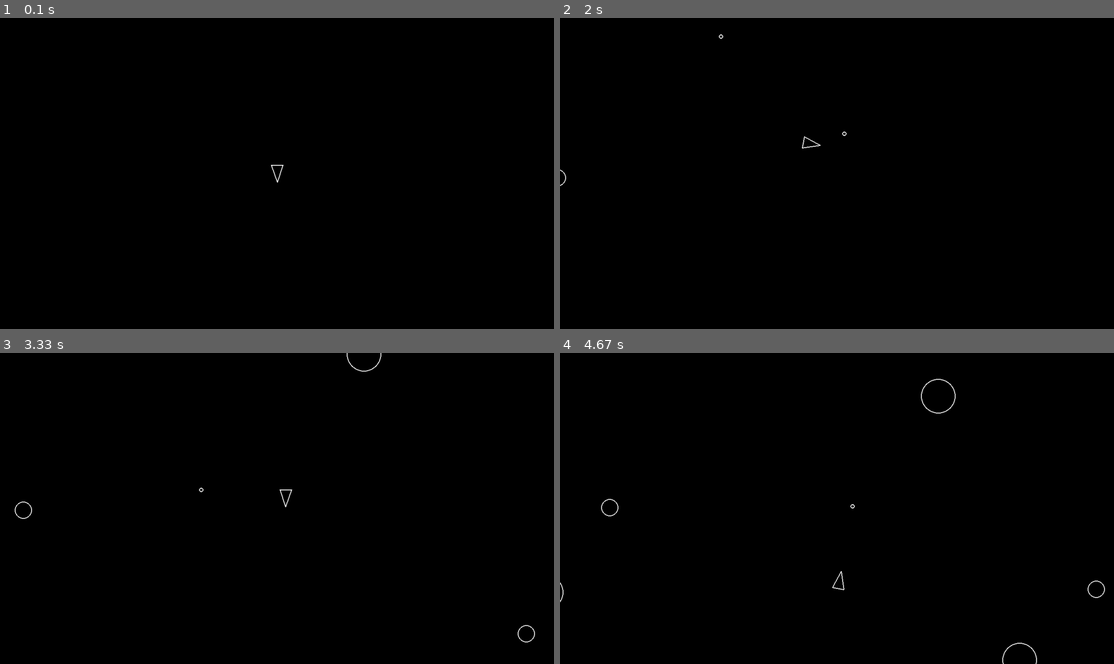
Above: before the commit, frames 1-4 (two rows, left to right).
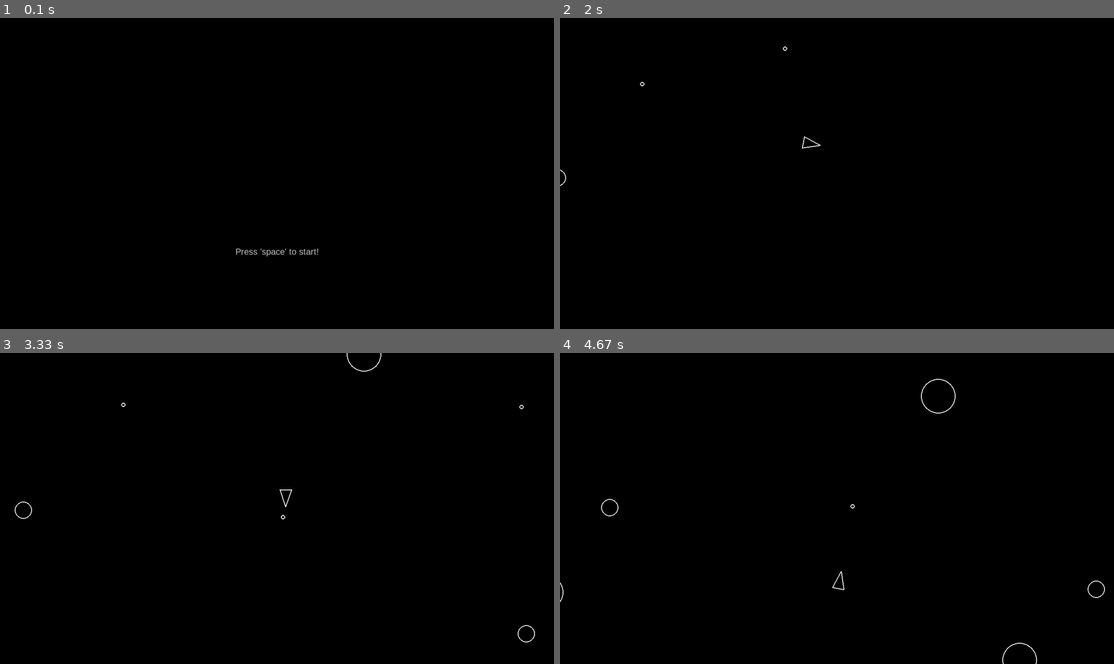
Above: after the commit, the same moments.

Repository: LeFoole/pysteroids
Game: pygame game, started from main.py
The game is run twice, just before and just after one commit, with the same random seed, the same clock (stepped at 60 frames per second) and the same inputs.
Inputs:
- Up to frame 1 (0.1 s): no input
- Up to frame 2 (2 s): tap Space at 0.33, 0.73, 1.03, 1.23, 1.57, 1.87 s; hold D 0.67-1.13 s; hold W 1.17-1.47 s; hold D 1.5-1.97 s
- Up to frame 3 (3.33 s): hold A 2-2.53 s; tap Space at 2.07, 2.37, 2.63, 2.97, 3.27 s; hold S 2.57-2.87 s; hold A 2.9-3.3 s
- Up to frame 4 (4.67 s): hold W 3.33-3.7 s; tap Space at 3.4, 3.8, 4.1, 4.47 s; hold D 3.73-4.37 s; hold S from 4.4 s (still down)

The runs differ from the first frame. In frame 1, 0.2% of the frame differs, in the area x 42-58%, y 47-77%; in frame 2, less than 0.1%; in frame 3, less than 0.1%; in frame 4, nothing differs.

Commit message:
Added game states and basic start and game over menus

Diff:
--- a/asteroidfield.py
+++ b/asteroidfield.py
@@ -2,6 +2,7 @@
 import random
 
 from constants import *
+from events import *
 from asteroid import Asteroid
 
 class AsteroidField(pygame.sprite.Sprite):
@@ -55,3 +56,17 @@
     def spawn(self, radius, position, velocity):
         asteroid = Asteroid(position.x, position.y, radius)
         asteroid.velocity = velocity
+
+    def game_start(self):
+        for asteroid in self.asteroids_group:
+            asteroid.kill()
+
+    def handle_event(self, event):
+
+        if event.type == GAME_START_EVENT:
+            self.game_start()
+            return
+
+        if event.type == GAME_OVER_EVENT:
+            self.game_over()
+            return
--- a/circleshape.py
+++ b/circleshape.py
@@ -1,5 +1,6 @@
 import pygame
 
+from events import *
 
 class CircleShape(pygame.sprite.Sprite):
     'Class used for collision detection between objects'
@@ -28,6 +29,16 @@
         #sub-classes must override
         raise NotImplementedError
 
+    def handle_event(self, event):
+
+        if event.type == GAME_START_EVENT:
+            self.game_start()
+            return
+
+        if event.type == GAME_OVER_EVENT:
+            self.game_over()
+            return
+
 
     def detect_collision(self, other):
         return pygame.Vector2.distance_to(self.position, other.position) < self.radius + other.radius
--- /dev/null
+++ b/events.py
@@ -0,0 +1,5 @@
+import pygame
+
+
+GAME_START_EVENT = pygame.USEREVENT + 1
+GAME_OVER_EVENT = pygame.USEREVENT + 2
--- /dev/null
+++ b/gamestatemanager.py
@@ -0,0 +1,15 @@
+from enum import Enum
+
+
+class GAME_STATE(Enum):
+    MENU = 1
+    PLAYING = 2
+    OVER = 3
+
+class GameStateManager():
+    ''
+
+    GAME_STATE = GAME_STATE.MENU
+
+    def update_game_state(new_state):
+        GameStateManager.GAME_STATE = new_state
--- a/main.py
+++ b/main.py
@@ -1,44 +1,65 @@
 import sys
 import pygame
+import math
 
 from constants import *
+from events import *
+from gamestatemanager import GameStateManager, GAME_STATE
+from menu import Menu
 from player import Player
 from shot import Shot
 from asteroid import Asteroid
 from asteroidfield import AsteroidField
+
 
 def main():
     #Pygame initialization
     pygame.init()
     pygame.display.set_caption("Pysteroids")
     #Game Variables
+    GameStateManager.update_game_state(GAME_STATE.MENU)
     screen = pygame.display.set_mode((SCREEN_WIDTH, SCREEN_HEIGHT))
     clock = pygame.time.Clock()
     dt = 0
 
-    updatable, drawable, asteroids, shot = create_and_assign_groups()
-
+    updatable, drawable, asteroids, shots, menu_updatable, menu_drawable = create_and_assign_groups()
     player = Player(SCREEN_WIDTH/2, SCREEN_HEIGHT/2)
-    AsteroidField()
+    asteroid_field = AsteroidField()
+    menu = Menu()
 
     #Main game loop
     while True:
-        for event in pygame.event.get():
+        events = pygame.event.get()
+        for event in events:
             if event.type == pygame.QUIT:
                 return
 
         screen.fill("black")
 
-        updatable.update(dt)
+        match GameStateManager.GAME_STATE:
+            case GAME_STATE.MENU:
+                menu_updatable.update(dt)
+                for obj in menu_drawable:
+                    obj.draw(screen)
+                draw_menu(screen, menu)
 
-        for obj in drawable:
-            obj.draw(screen)
+            case GAME_STATE.PLAYING:
+                updatable.update(dt)
+                for obj in drawable:
+                    obj.draw(screen)
+                detect_collisions(player, asteroids, shots)
 
-        for obj in asteroids:
-            if obj.detect_collision(player):
-                print("Game Over!")
-                sys.exit()
-            obj.detect_collision_group(shot)
+            case GAME_STATE.OVER:
+                game_over(screen, menu)
+
+        for event in events:
+            if event.type == GAME_START_EVENT:
+                GameStateManager.update_game_state(GAME_STATE.PLAYING)
+                asteroid_field.handle_event(event)
+                player.handle_event(event)
+            if event.type == GAME_OVER_EVENT:
+                GameStateManager.update_game_state(GAME_STATE.OVER)
+                player.handle_event(event)
 
         #Refresh the screen after everything was updated
         pygame.display.flip()
@@ -46,20 +67,45 @@
         #Wait for next frame time
         dt = clock.tick(60)/1000
 
+def draw_menu(screen, menu):
+    menu.draw_start_menu(screen)
+
+    if pygame.key.get_pressed()[pygame.K_SPACE]:
+        pygame.event.post(pygame.event.Event(GAME_START_EVENT))
+
+
+
+def detect_collisions(player, asteroids, shot):
+    for obj in asteroids:
+        if obj.detect_collision(player):
+            pygame.event.post(pygame.event.Event(GAME_OVER_EVENT))
+        obj.detect_collision_group(shot)
+
+
+
+def game_over(screen, menu):
+    menu.draw_game_over(screen)
+    if pygame.key.get_pressed()[pygame.K_SPACE]:
+        pygame.event.post(pygame.event.Event(GAME_START_EVENT))
+
 
 def create_and_assign_groups():
     #Groups
     updatable = pygame.sprite.Group()
     drawable = pygame.sprite.Group()
     asteroids = pygame.sprite.Group()
-    shot = pygame.sprite.Group()
+    shots = pygame.sprite.Group()
+    menu_updatable = pygame.sprite.Group()
+    menu_drawable = pygame.sprite.Group()
 
     Player.containers = (updatable, drawable)
-    Shot.containers = (shot, updatable, drawable)
-    AsteroidField.containers = (updatable)
-    Asteroid.containers = (asteroids, updatable, drawable)
+    Player.shots_group = shots
+    Shot.containers = (shots, updatable, drawable)
+    AsteroidField.containers = (updatable, menu_updatable)
+    AsteroidField.asteroids_group = asteroids
+    Asteroid.containers = (asteroids, updatable, drawable, menu_updatable, menu_drawable)
 
-    return updatable, drawable, asteroids, shot
+    return updatable, drawable, asteroids, shots, menu_updatable, menu_drawable
 
 
 if __name__ == "__main__":
--- /dev/null
+++ b/menu.py
@@ -0,0 +1,45 @@
+import pygame
+import math
+
+from constants import *
+from events import *
+
+
+class Menu:
+    ''
+
+    START_MENU_FLOATING_TEXT = "Press 'space' to start!"
+    GAME_OVER_TEXT = "Game Over!"
+    LEADERBOARD_BUTTON_TEXT = "Leaderboard"
+    QUIT_BUTTON_TEXT = "Quit"
+
+    def __init__(self):
+        font = pygame.font.SysFont("Arial", 20)
+        self.floating_text = font.render(self.START_MENU_FLOATING_TEXT, True, "white", "black")
+        self.floating_text_rect = self.floating_text.get_rect()
+        self.floating_text_rect.center = [SCREEN_WIDTH/2, SCREEN_HEIGHT-(SCREEN_HEIGHT/4)]
+
+        font = pygame.font.SysFont("Arial", 32)
+        self.game_over = font.render(self.GAME_OVER_TEXT, True, "white", "black")
+        self.game_over_text_rect = self.game_over.get_rect()
+        self.game_over_text_rect.center = [SCREEN_WIDTH/2, SCREEN_HEIGHT/2]
+
+
+    def draw_start_menu(self, screen):
+        self.draw_floating_text(screen)
+        self.draw_buttons(screen)
+
+    def draw_game_over(self, screen):
+        screen.blit(self.game_over, self.game_over_text_rect)
+        self.draw_floating_text(screen)
+        self.draw_buttons(screen)
+
+
+    def draw_floating_text(self, screen):
+        t = (math.sin(pygame.time.get_ticks() / 200) + 1) / 2
+        self.floating_text.set_alpha(pygame.math.lerp(80, 255, t))
+
+        screen.blit(self.floating_text, self.floating_text_rect)
+
+    def draw_buttons(self, screen):
+        pass
--- a/player.py
+++ b/player.py
@@ -1,6 +1,7 @@
 import pygame
 
 from constants import *
+from gamestatemanager import GameStateManager, GAME_STATE
 import circleshape
 import shot
 
@@ -12,6 +13,7 @@
 
         self.rotation = 0
         self.last_shot = 0
+
 
     def draw(self, screen):
         #Draw Player based on self.triangle() points
@@ -26,6 +28,9 @@
 
 
     def process_input(self, dt, pressed_keys):
+        if GameStateManager.GAME_STATE != GAME_STATE.PLAYING:
+            return
+
         self.process_movement_input(dt, pressed_keys)
         self.process_action_input(dt, pressed_keys)
 
@@ -69,6 +74,16 @@
         self.gun_point = a
         return [a, b, c]
 
-    def destroy(self):
-        print("Game Over!")
+    def game_start(self):
+        self.position = pygame.Vector2(SCREEN_WIDTH/2, SCREEN_HEIGHT/2)
+        self.rotation = 0
+        for shot in self.shots_group:
+            shot.kill()
         #Visually explode the ship
+
+    def game_over(self):
+        print("Game over! Ship is exploding!!!")
+
+
+
+#TODO: send_event()? | read_event() - send to objects in event_handler group | hande_event() - on CircleShape?
